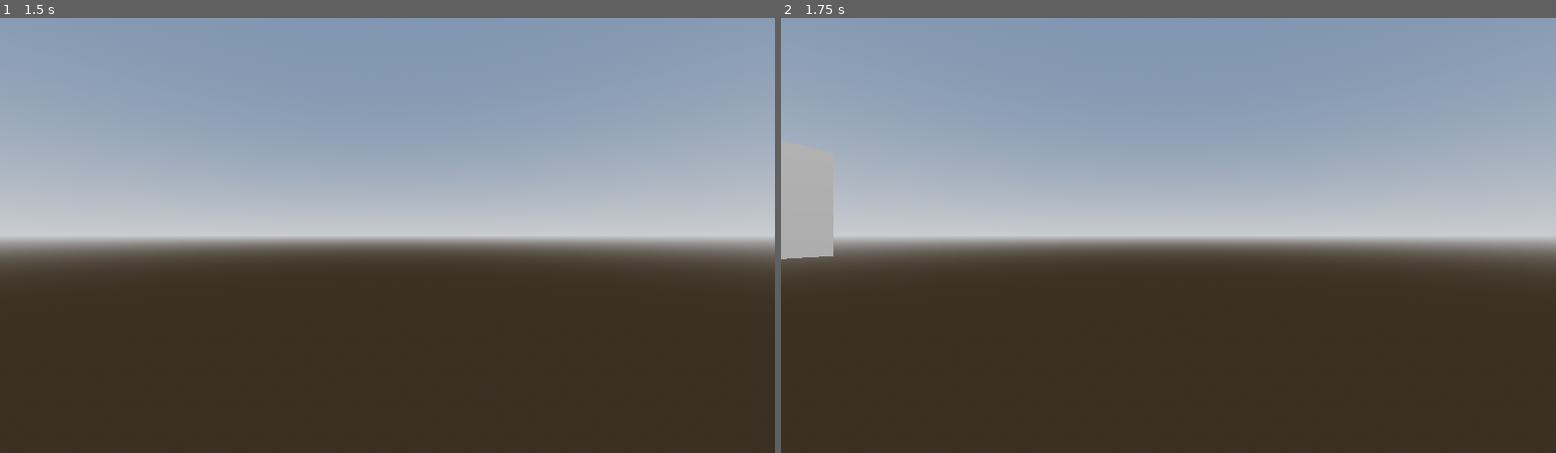
Above: before the commit, frames 1-2 (left to right).
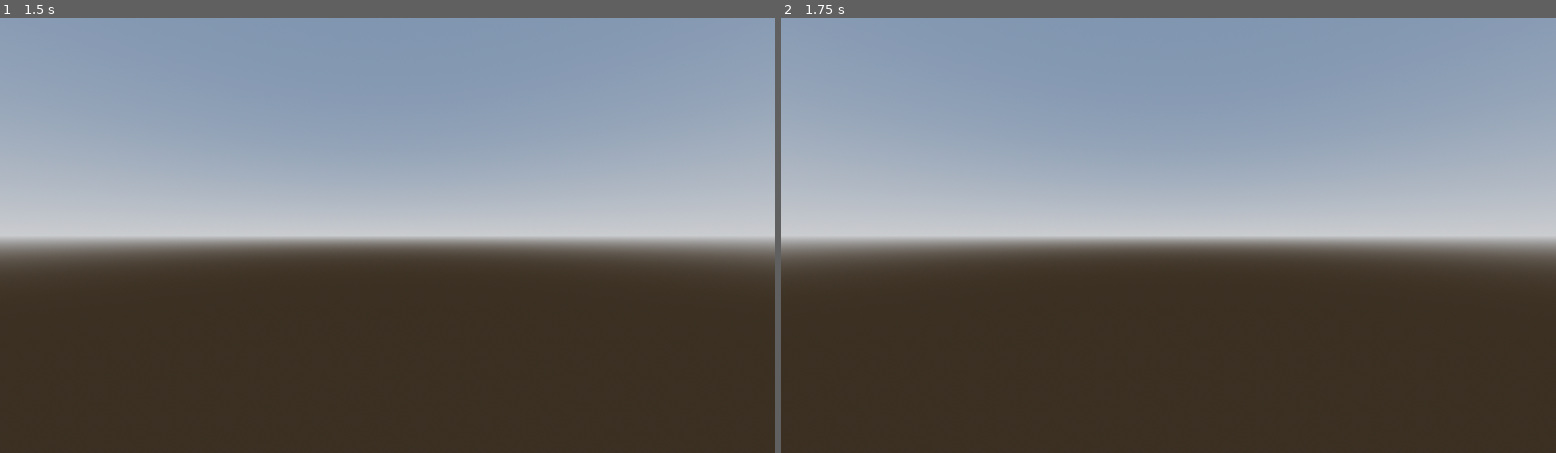
Above: after the commit, the same moments.

Repository: BoQsc/Horror-Survival-Game-Project
Game: Godot game, scene res://node_3d.tscn
Same seed, same stepped clock (60 frames per second), same inputs: the game is played once before the commit and once after it.
Inputs:
- Up to frame 1 (1.5 s): tap Enter (ui_accept) at 0.5, 0.77, 1.25 s; hold Right (ui_right) 0.53-1.28 s; hold Down (ui_down) from 1.28 s (still down)
- Up to frame 2 (1.75 s): keep holding Down (ui_down); tap Enter (ui_accept) at 1.52 s

Frame 1 is identical in both runs. In frame 2, 0.7% of the frame differs, in the area x 0-7%, y 42-56%.

Commit message:
Update node_3d.tscn

Diff:
--- a/node_3d.tscn
+++ b/node_3d.tscn
@@ -30,11 +30,11 @@
 shadow_enabled = true
 
 [node name="CSGBox3D" type="CSGBox3D" parent="."]
-transform = Transform3D(1, 0, 0, 0, 1, 0, 0, 0, 1, 0, 48.0174, 0)
+transform = Transform3D(1, 0, 0, 0, 1, 0, 0, 0, 1, 0, 22.87539, 0)
 use_collision = true
 
 [node name="CharacterBody3D" type="CharacterBody3D" parent="."]
-transform = Transform3D(1, 0, 0, 0, 1, 0, 0, 0, 1, 0, 50, 0)
+transform = Transform3D(1, 0, 0, 0, 1, 0, 0, 0, 1, 0, 28.217464, 0)
 script = ExtResource("1_a202f")
 
 [node name="CollisionShape3D" type="CollisionShape3D" parent="CharacterBody3D"]
